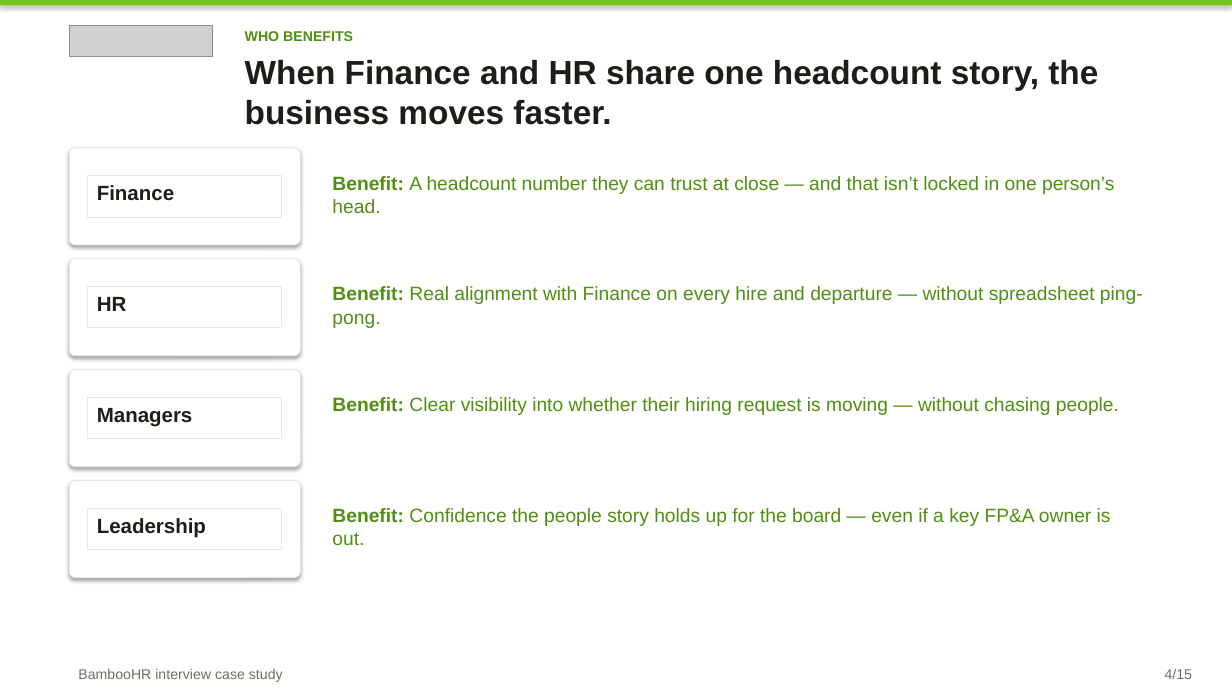
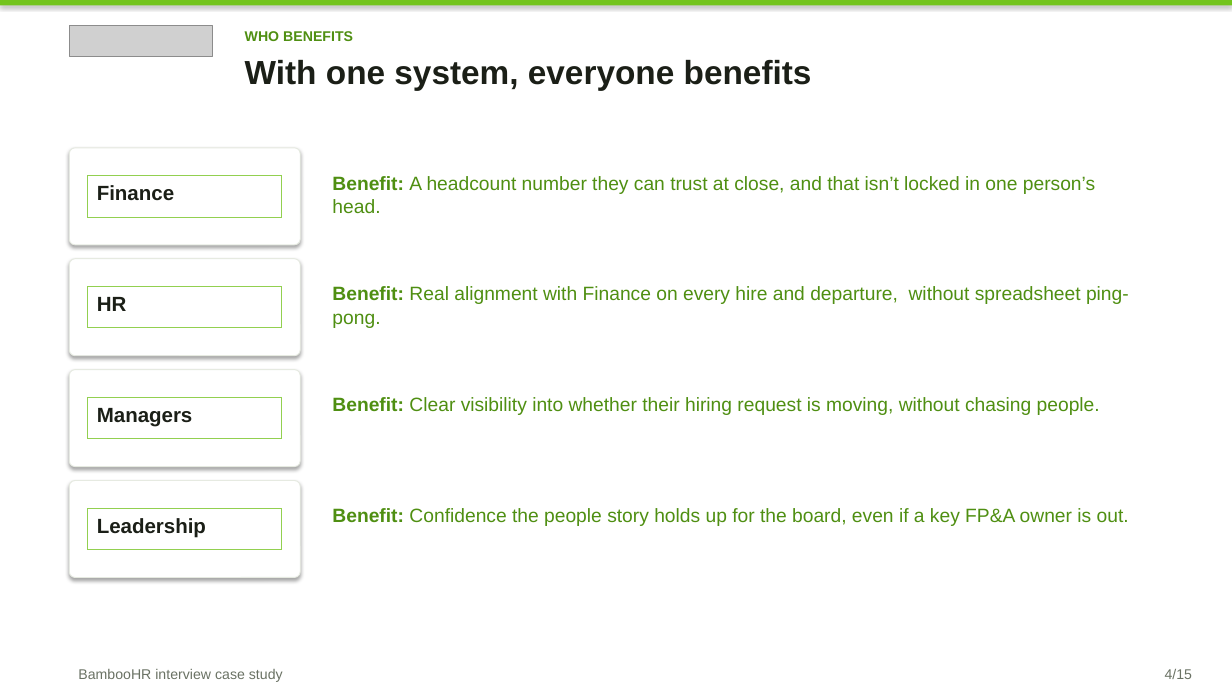
Before and after one commit to Brigdawg/Headcount-Reconciliation, a slide deck: slide 4 of deck/Headcount_Control_Tower_Case_Study.pptx. Drawn at 1232x693 pixels with LibreOffice and Linux fonts; fonts in the diff are those of the drawing; grey boxes stand for pictures. Boxes give left, top, right and bottom in pixels: in the first picture for what was removed or moved away, otherwise in the second. Text is boxed around its words. In the diff, an @@ line names an element or a change of style, - is before the commit and + after.

Commit message:
Simplify the Hypotheses slide to one clear green benefit per hypothesis.

```diff
--- a/deck/Headcount_Control_Tower_Case_Study.pptx
+++ b/deck/Headcount_Control_Tower_Case_Study.pptx
@@ text at [245, 59, 812, 90]: text changed @@
-When Finance and HR share one headcount story, the business moves faster.
+With one system, everyone benefits
@@ text at [332, 176, 1095, 213]: text changed @@
-Benefit: A headcount number they can trust at close — and that isn’t locked in one person’s head.
+Benefit: A headcount number they can trust at close, and that isn’t locked in one person’s head.
@@ text at [332, 286, 1129, 328]: text changed @@
-Benefit: Real alignment with Finance on every hire and departure — without spreadsheet ping-pong.
+Benefit: Real alignment with Finance on every hire and departure, without spreadsheet ping-pong.
@@ text at [332, 397, 1100, 415]: text changed @@
-Benefit: Clear visibility into whether their hiring request is moving — without chasing people.
+Benefit: Clear visibility into whether their hiring request is moving, without chasing people.
@@ outline #E6EAE1 0.75 pt to #92D050 0.75 pt in 4 elements at [88, 176, 282, 217], [88, 287, 282, 328], [88, 397, 282, 439], [88, 508, 282, 550] @@
@@ text at [332, 508, 1129, 526]: text changed @@
-Benefit: Confidence the people story holds up for the board — even if a key FP&A owner is out.
+Benefit: Confidence the people story holds up for the board, even if a key FP&A owner is out.
```
Also in this commit, not shown: 9 other slides changed.
